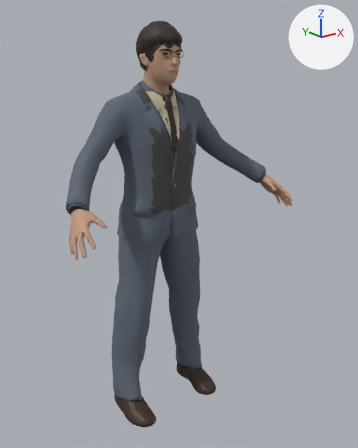
An edit to the glTF model assets/models/eddington_cambridge.glb, drawn before and after from the same camera.
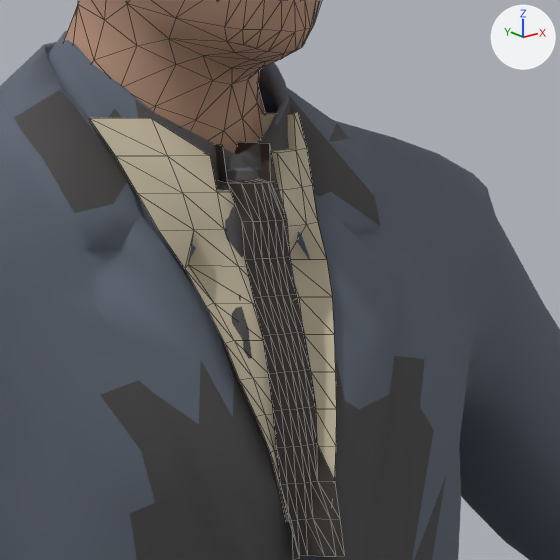
Each version is shown whole from a 50 mm camera at (-1.319, -1.838, 1.626) aimed at (0.037, -0.144, 0.948), then close up on the part from 37% to 59% of the width and 17% to 34% of the height. Lighting does not change. The marker at upper right points along +X, +Y and +Z. The first two pictures are the older version. The close-ups show mesh edges as thin lines. Vertices at exactly the same position are counted once.

The first close-up shows 'eddington_cambridge_body', 'eddington_cambridge_shirt_front', 'eddington_cambridge_suit'.
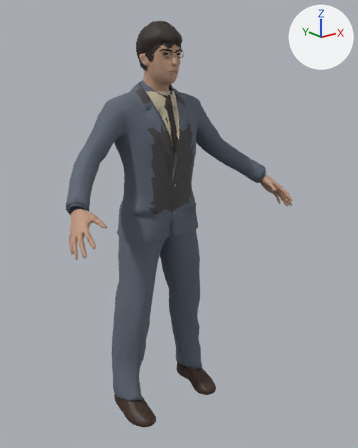
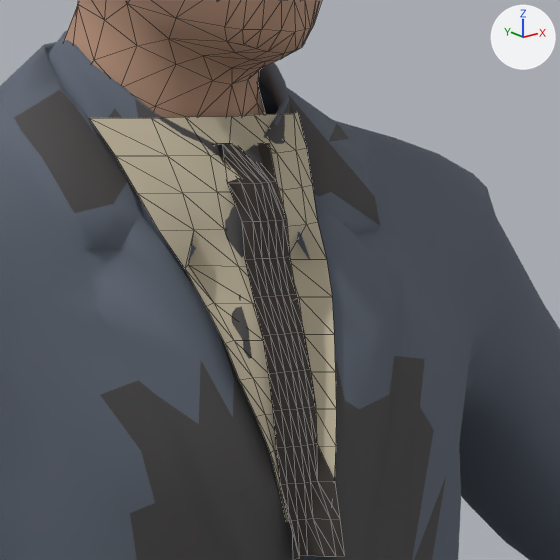
Commit message: Rebuild body-fitted shirt fronts

Pixel boxes (x1, y1, x2, y2) of what changed, in the close-ups (560 x 560 px; the box of a moved part takes in the faces that stretch with it):
part 1 of me_shirt_front, moved or reshaped: before (213, 113, 296, 192); after (152, 114, 296, 190)

What the commit changed:
me_shirt_front is used by ob_eddington_cambridge_shirt_front; location (0.0, 0.0, 0.0).
me_shirt_front had 168 vertices, 264 faces and spanned x -0.075..0.075, y -0.18..0.066, z 1.289..1.534.
me_shirt_front now has 168 vertices, 264 faces and spans x -0.075..0.075, y -0.18..-0.059, z 1.289..1.534.
Part 1, on me_shirt_front:
Vertex 2 of me_shirt_front moves from (-0.025, 0.048, 1.534) to (-0.025, -0.084, 1.534) at pixel (184, 116).
Vertex 3 of me_shirt_front moves from (0.0, 0.046, 1.534) to (0.0, -0.095, 1.534) at pixel (231, 116).
Vertex 4 of me_shirt_front moves from (0.025, 0.044, 1.534) to (0.025, -0.084, 1.534) at pixel (253, 114).
Vertex 10 of me_shirt_front moves from (0.0, 0.066, 1.514) to (0.0, -0.092, 1.514).
Vertex 85 of me_shirt_front moves from (-0.011, 0.059, 1.519) to (-0.011, -0.091, 1.519) at pixel (212, 143).
Vertex 86 of me_shirt_front moves from (-0.005, 0.059, 1.519) to (-0.005, -0.093, 1.519) at pixel (221, 143).
Vertex 87 of me_shirt_front moves from (0.0, 0.059, 1.519) to (0.0, -0.094, 1.519) at pixel (229, 143).
Vertex 88 of me_shirt_front moves from (0.005, 0.059, 1.519) to (0.005, -0.092, 1.519).
Vertex 89 of me_shirt_front moves from (0.011, 0.058, 1.519) to (0.011, -0.091, 1.519).
